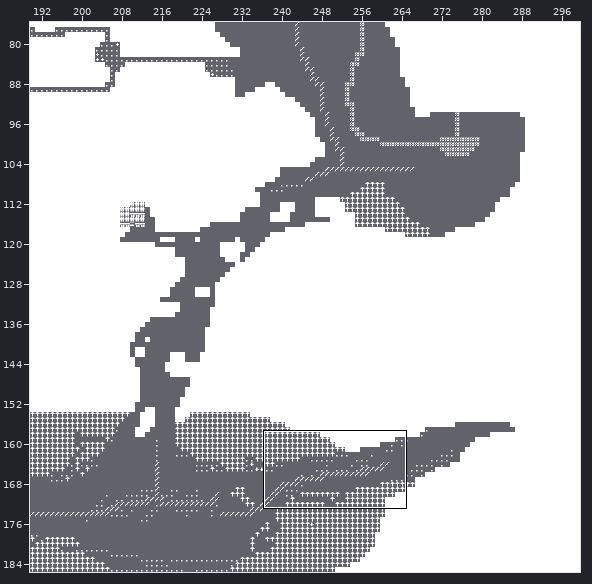
One commit to this Tiled map: raw/map.tmx. Above, an overview of the earlier version with the close-up marked.
Close-up. First the earlier version:
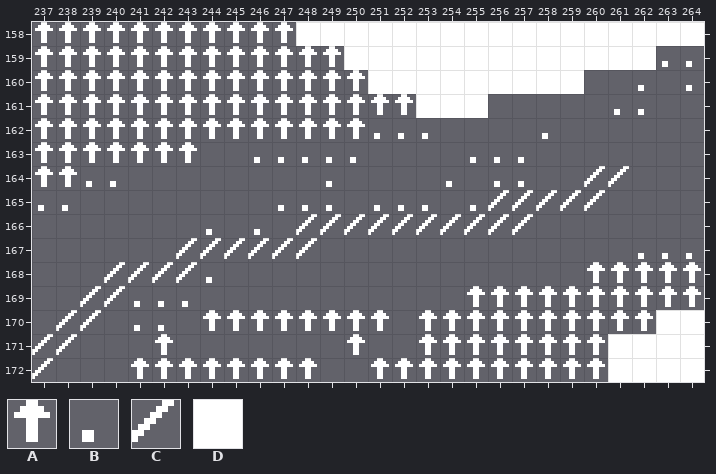
Cells are 8x8 px. Shown: x 237..264, y 158..172. The commit also changed other parts of the map, which this record leaves out.
Key: from "cga8x8thick": A 24, B 46, C 47, D 219.
_ is an empty cell.
Layer "Tile Layer 1" before, first column x 237:
158 AAAAAAAAAAADDDDDDDDDDDDDDDDD
159 AAAAAAAAAAAAADDDDDDDDDDDDDBB
160 AAAAAAAAAAAAAADDDDDDDDD__B_B
161 AAAAAAAAAAAAAAAADDD_____BB__
162 AAAAAAAAAAAAAABBB____B______
163 AAAAAAA__BBBBB____BBB_______
164 AABB________B____B_BB__CC___
165 BB________BBB_BBB_BCCCCC____
166 _______B_B_CCCCCCCCCC_______
167 ______CCCCCC_____________BBB
168 ___CCCCB_______________AAAAA
169 __CCBBB___________AAAAAAAAAA
170 _CC_BB_AAAAAAAA_AAAAAAAAAADD
171 CC___A_______A__AAAAAAAADDDD
172 C___AAAAAAAA__AAAAAAAAAADDDD
New version:
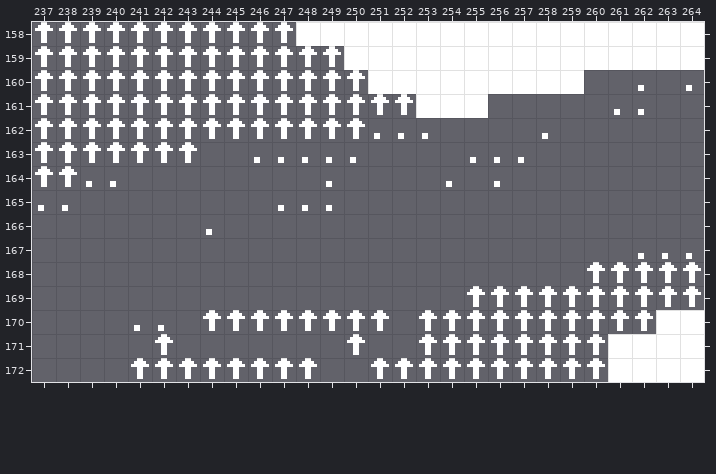
Change:
Layer "Tile Layer 1":
y 159: x 263..264 BB -> DD
y 164: x 257 B -> _; x 260..261 CC -> __
y 165: x 251..253 BBB -> ___; x 255..260 BCCCCC -> ______
y 166: x 246 B -> _; x 248..257 CCCCCCCCCC -> __________
y 167: x 243..248 CCCCCC -> ______
y 168: x 240..244 CCCCB -> _____
y 169: x 239..243 CCBBB -> _____
y 170: x 238..239 CC -> __
y 171: x 237..238 CC -> __
y 172: x 237 C -> _
Boxes around the changes in both close-ups, in picture pixels (x1, y1, x2, y2):
changed: (656, 46, 704, 70)
removed: (32, 166, 629, 379)
